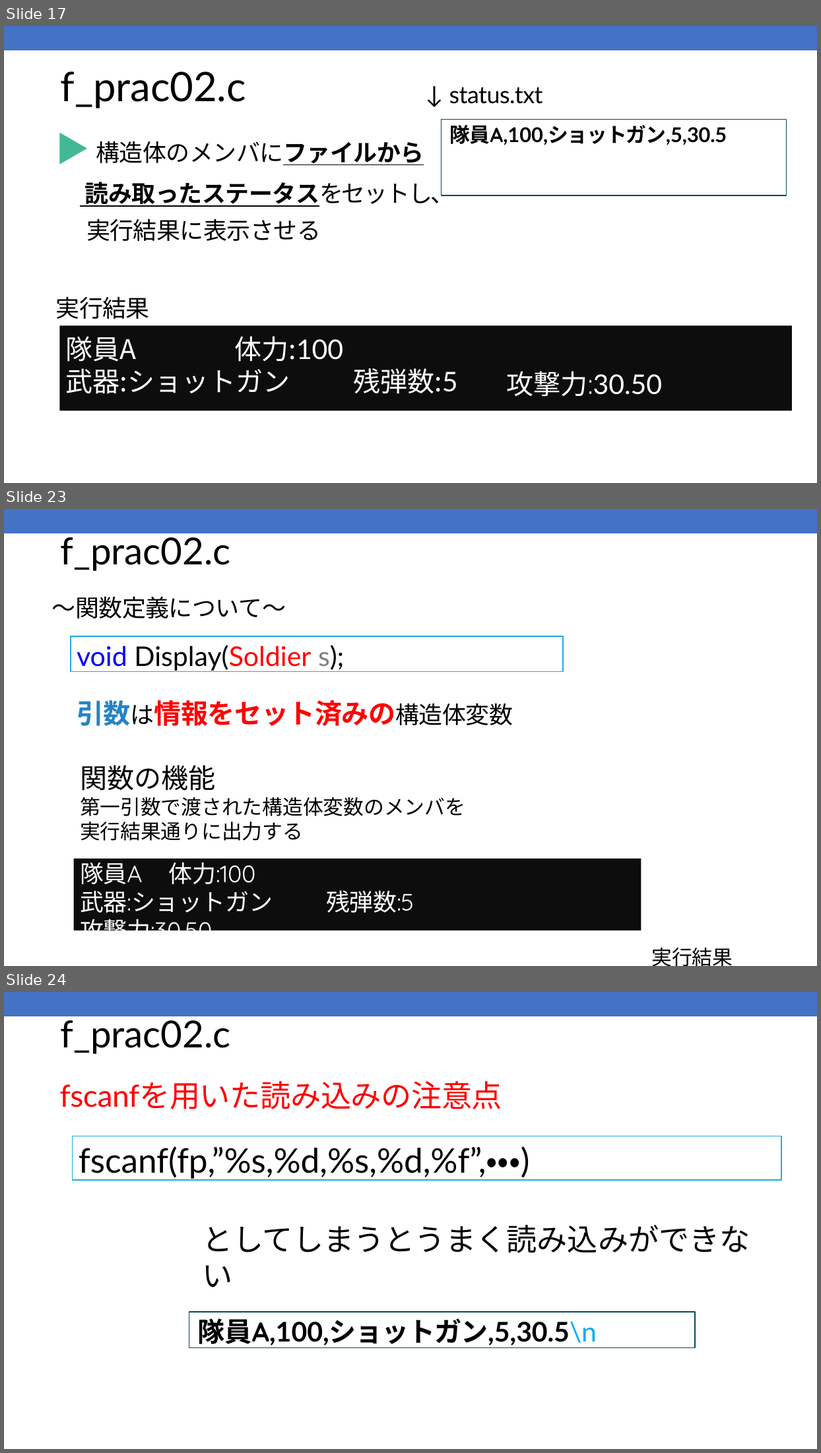
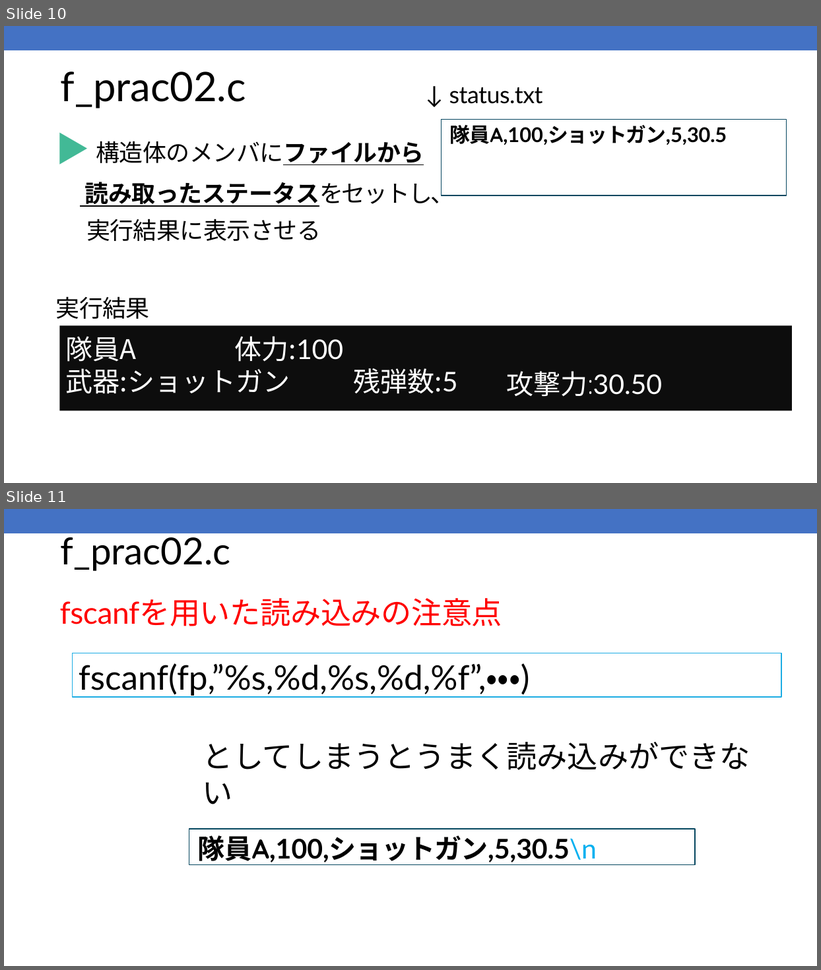
Before and after one commit to kic-murata/cpp2025, a slide deck: 授業資料/演習問題：ファイル処理.pptx. Shown one above the other, each under a label of ours: slides 17, 23 and 24 before the commit, slides 10 and 11 after it; the slides between them are not shown. The pictures are 821x1453 and 821x970 pixels, drawn with LibreOffice and Linux fonts; fonts in the diff are those of the drawing. Boxes give left, top, right and bottom in pixels: in the first picture for what was removed or moved away, otherwise in the second. Text is boxed around its words. In the diff, an @@ line names an element or a change of style, - is before the commit and + after.

```diff
--- a/授業資料/演習問題：ファイル処理.pptx
+++ b/授業資料/演習問題：ファイル処理.pptx
@@ slide 23 removed at [4,509,817,966], background #FFFFFF; not listed: 1 template element that a slide beside it also shows @@
@@ title removed at [61,532,230,571] @@
-f_prac02.c
@@ text removed at [52,596,286,619] @@
-～関数定義について～
@@ freeform shape removed at [71,636,774,675] @@
@@ rectangle removed at [71,636,564,672] @@
-void Display(Soldier s);
@@ text removed at [77,700,733,966] @@
-引数は情報をセット済みの構造体変数
-関数の機能
-第一引数で渡された構造体変数のメンバを実行結果通りに出力する
-隊員A 体力:100
-武器:ショットガン 残弾数:5 攻撃力:30.50
-実行結果
@@ freeform shape removed at [74,859,642,931] @@
@@ what was slide 17 is now slide 10 @@
@@ what was slide 24 is now slide 11 @@
```
Also in this commit, not shown: 7 slides changed, 20 other slides removed, 4 other files.
